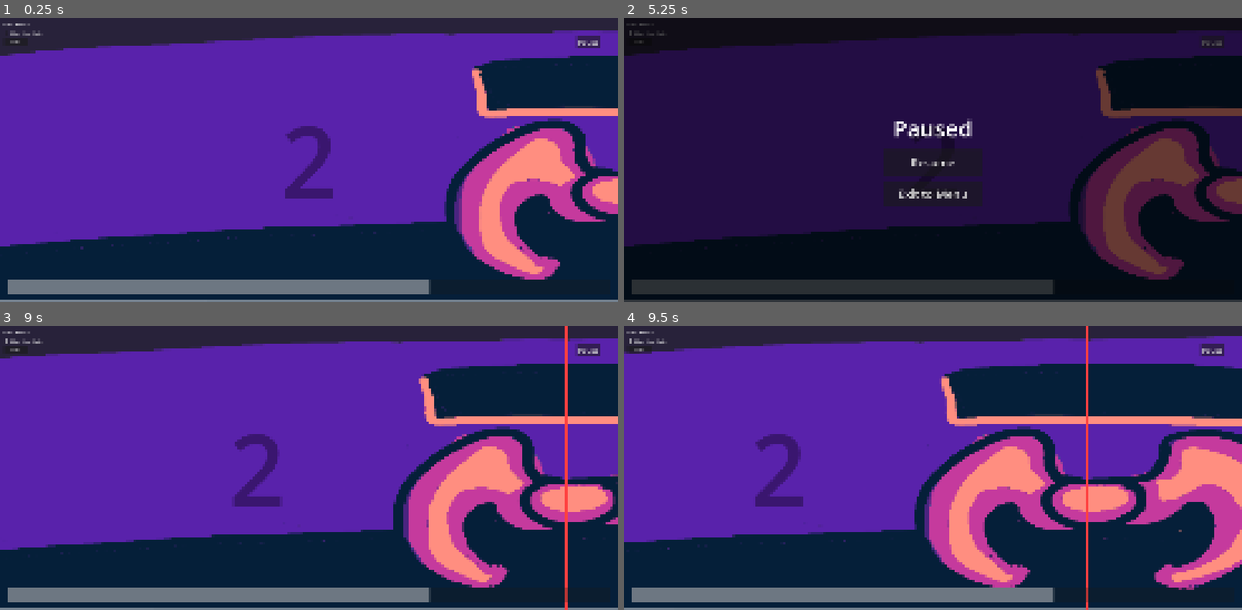
Above: before the commit, frames 1-4 (two rows, left to right).
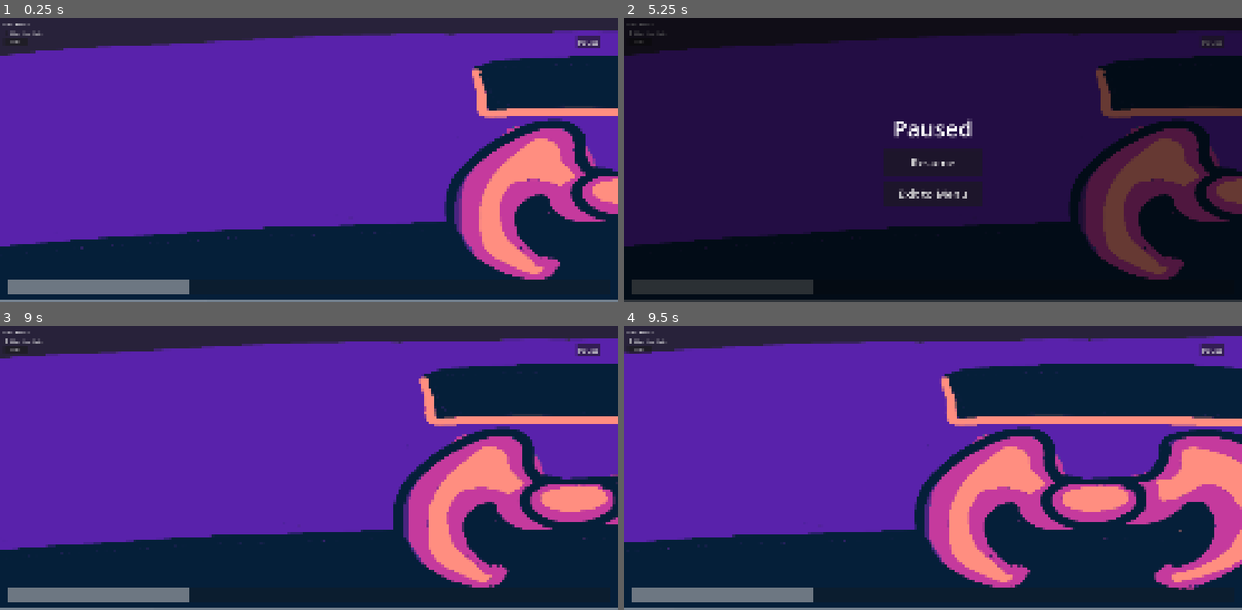
Above: after the commit, the same moments.

Repository: MarkLorens/SpaceOpurrator
Game: Godot game, scene res://scenes/levels/level_1.tscn
Same seed, same stepped clock (60 frames per second), same inputs: the game is played once before the commit and once after it. This scene is started directly instead of the project's main scene.
Inputs (mouse positions are in pixels of both pictures, inside the frame that each line leads up to):
- Up to frame 1 (0.25 s): no input
- Up to frame 2 (5.25 s): click "Offset View Mode" at 0.5 s; click "Solve" at 1.25 s; click "Offset View Mode" at 2 s; click "Solve" at 2.75 s; click "Offset View Mode" at 3.5 s; click "Solve" at 4.25 s; click "Pause" at 5 s
- Up to frame 3 (9 s): click "Resume" at 5.75 s; tap Enter at 6.5, 8 s; move the mouse to (444, 453) at 6.52 s; click (444, 453) at 6.67 s; tap Space at 7.25, 8.75 s; drag from (185, 482) to (278, 524) at 7.27 s; move the mouse to (370, 405) at 8.02 s; click (370, 405) at 8.17 s; drag from (278, 524) to (123, 425) at 8.77 s
- Up to frame 4 (9.5 s): no input

The runs differ from the first frame. In frame 1, 2.9% of the frame differs, in the area x 30-70%, y 38-98%; in frame 2, 2.0%; in frame 3, 3.4%, in the area x 30-92%, y 0-100%; in frame 4, 3.3%.

Commit message:
beep has been booped.

Diff:
--- a/scenes/board/board.tscn
+++ b/scenes/board/board.tscn
@@ -1,6 +1,5 @@
 [gd_scene format=3 uid="uid://bsow1seys8h0w"]
 
-[ext_resource type="Script" uid="uid://dahpm7fuw0y6d" path="res://scripts/helpers/phone_frames.gd" id="1_2q5je"]
 [ext_resource type="Texture2D" uid="uid://q5tss2lvo81v" path="res://assets/board.png" id="1_jnyf0"]
 
 [node name="Board" type="Control" unique_id=308978416]
@@ -19,5 +18,3 @@
 offset_right = 10488.0
 offset_bottom = 1206.0
 mouse_filter = 2
-script = ExtResource("1_2q5je")
-number_color = Color(0, 0, 0, 0.34901962)
--- a/scenes/levels/level_1.tscn
+++ b/scenes/levels/level_1.tscn
@@ -57,9 +57,6 @@
 metadata/_edit_use_anchors_ = true
 
 [node name="hud" parent="UI" unique_id=1669079572 instance=ExtResource("5_sk5k4")]
-anchors_preset = 12
-anchor_top = 1.0
-grow_vertical = 0
 metadata/_edit_use_anchors_ = true
 
 [node name="LevelUi" parent="UI" unique_id=2049721090 instance=ExtResource("4_levelui")]
--- a/scenes/ui/hud.tscn
+++ b/scenes/ui/hud.tscn
@@ -11,6 +11,7 @@
 grow_vertical = 2
 mouse_filter = 2
 script = ExtResource("1_0mwgc")
+startProgress = 30.0
 
 [node name="ProgressBar" type="ProgressBar" parent="." unique_id=2099147941]
 layout_mode = 1
--- a/scripts/ui/hud.gd
+++ b/scripts/ui/hud.gd
@@ -14,10 +14,37 @@
 @export var puzzleTime: float = 10.0
 @export var timeoutPenalty: float = 10.0
 
+## Red vignette shows when the bar drops to this fraction of endTarget.
+@export var dangerRatio: float = 0.2
+
 var puzzleTimeLeft: float
+var vignette: ColorRect
 
 func _ready() -> void:
 	solve_button.pressed.connect(_on_solve_pressed)
+	# ponytail: quick test vignette built in code; move into hud.tscn if it stays.
+	vignette = ColorRect.new()
+	vignette.set_anchors_preset(Control.PRESET_FULL_RECT)
+	vignette.mouse_filter = Control.MOUSE_FILTER_IGNORE
+	# Code must be set before the shader is handed to the material, or it renders plain white.
+	var shader := Shader.new()
+	shader.code = """
+	shader_type canvas_item;
+	void fragment() {
+		float d = distance(UV, vec2(0.5)) * 1.4;
+		float pulse = 0.75 + 0.25 * sin(TIME * 4.0);
+		COLOR = vec4(0.8, 0.0, 0.0, smoothstep(0.45, 1.0, d) * pulse);
+	}
+	"""
+	var mat := ShaderMaterial.new()
+	mat.shader = shader
+	vignette.material = mat
+	vignette.visible = false
+	add_child(vignette)
+	move_child(vignette, 0) # behind the progress bar
+	# value_changed fires on host and client, so both see it.
+	progress_bar.value_changed.connect(func(v: float) -> void:
+		vignette.visible = v <= progress_bar.max_value * dangerRatio)
 	progress_bar.max_value = endTarget
 	progress_bar.value = startProgress
 	puzzleTimeLeft = puzzleTime
Not shown: 1 places in scenes/ui/hud.tscn that only renumber resources
